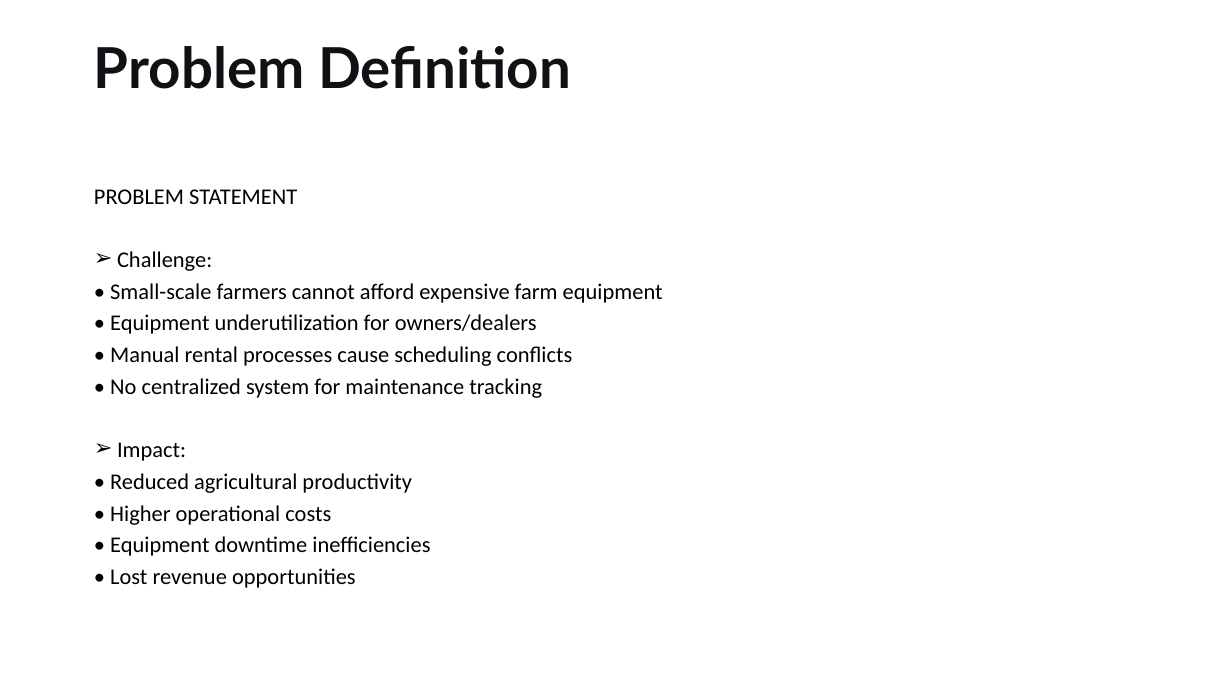
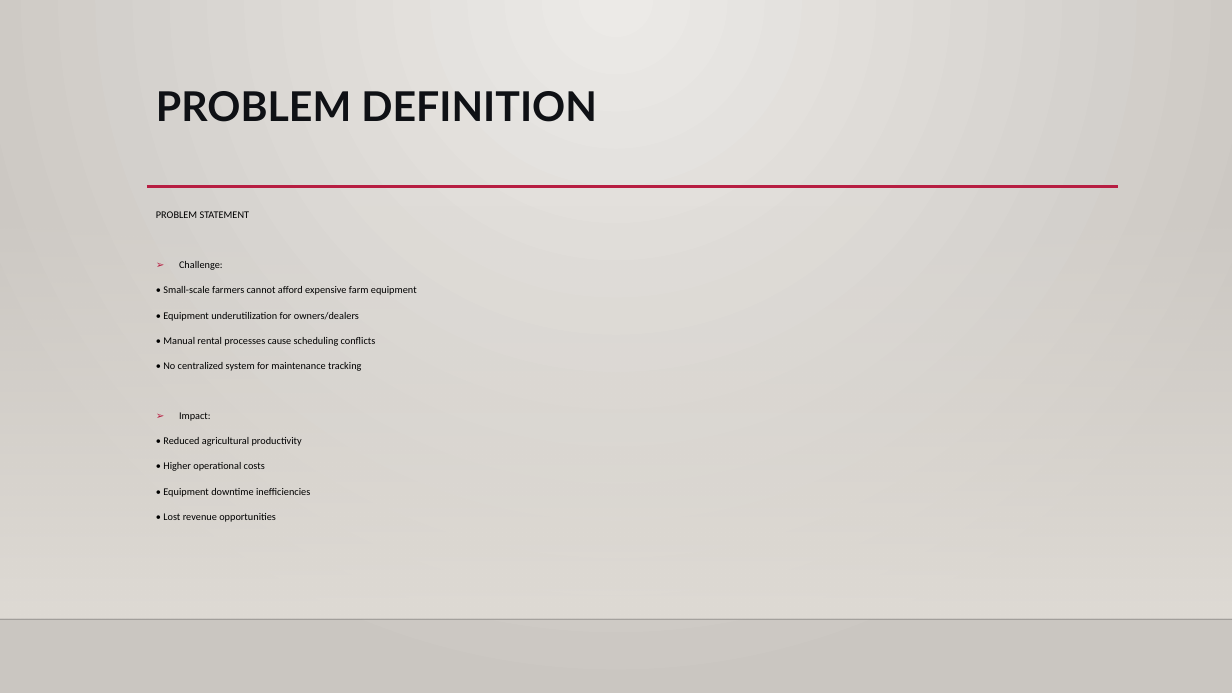
Before and after one commit to teta343/PL-SQL-Farm-Equipment-Rental-Management-System---Phase-I-PowerPoint-Presentation-final-project, a slide deck: slide 3 of Farm Equipment Rental Management System - Phase I.pptx. Drawn at 1232x693 pixels with LibreOffice and Linux fonts; fonts in the diff are those of the drawing; background and template pictures are left out. Boxes give left, top, right and bottom in pixels: in the first picture for what was removed or moved away, otherwise in the second. Text is boxed around its words. In the diff, an @@ line names an element or a change of style, - is before the commit and + after.

```diff
--- a/Farm Equipment Rental Management System - Phase I.pptx
+++ b/Farm Equipment Rental Management System - Phase I.pptx
@@ background #FFFFFF to gradient #ECEAE7 to #CAC7C1 @@
@@ title "PROBLEM DEFINITION" at [156, 91, 597, 122]: vertical alignment middle to top @@
@@ title at [156, 91, 597, 122]: text changed; size 44 to 32 pt @@
-Problem Definition
+PROBLEM DEFINITION
@@ rectangle added at [0, 204, 1232, 619], fill gradient #DFDBD5 @@
@@ text "PROBLEM STATEMENT": place and size @@
-text "PROBLEM STATEMENT" at [94, 189, 663, 588]
+text "PROBLEM STATEMENT" at [156, 211, 417, 522]
@@ text "PROBLEM STATEMENT" at [156, 211, 417, 522]: size 17.5 to 8 pt; line spacing 0.7 to 1 @@
@@ line added from (147, 187) to (1118, 187), #B71E42 2.5 pt @@
@@ line added from (0, 619) to (1232, 619), #000001 1 pt @@
```
Also in this commit, not shown: 5 other slides changed, 2 slides added, 1 slide removed.
